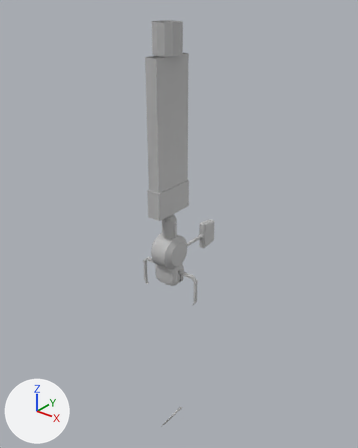
The FBX model Assets/Model/arm.fbx: old version first, new version second.
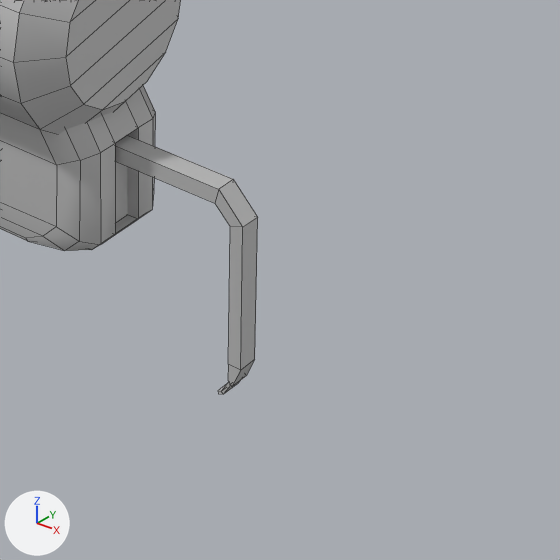
The first picture shows the older version from a camera (50 mm lens) standing at (2.34, -2.8, 2.7) and looking at (-0.1, 0.26, 0.81). The close-ups show both versions on the part from 45% to 67% of the width and 56% to 73% of the height of that picture; other places that the commit changed are outside them. The lights are fixed; the arrows at lower left show +X, +Y and +Z. The close-ups show mesh edges as thin lines. Where no turn or scale is listed for an object, it has been applied to the vertices.

In view in the first close-up: 'Catcher_Rarm', 'Catcher_body', 'Hammer_root'.
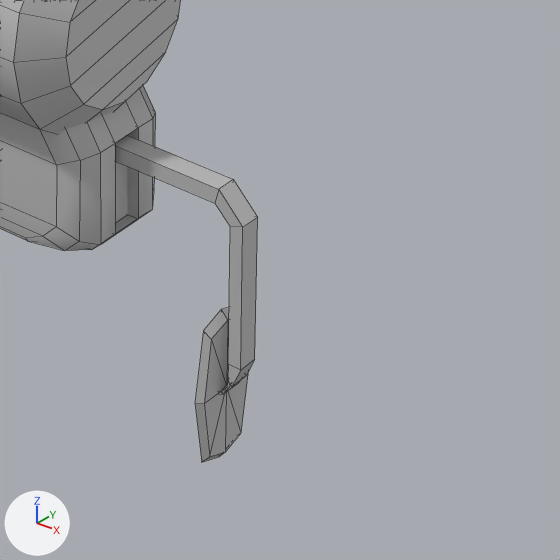
Boxes [x1, y1, x2, y2] around the edits, measured in the close-ups (560 x 560 px):
'Catcher_Rpanel', added: after [195, 307, 248, 462]

The edits, one by one:
Mesh me_mesh_008_1 is new.
It has 18 vertices, 24 faces and spans x 0.249..0.259, y -0.048..0.048, z 0.163..0.367.
It uses material mat_lambert1 (grey #bcbcbc).
Object 'Catcher_Rpanel' (ob_catcher_rpanel) is new; it shows me_mesh_008_1.
Its location is (0.0, 0.0, 0.0).
